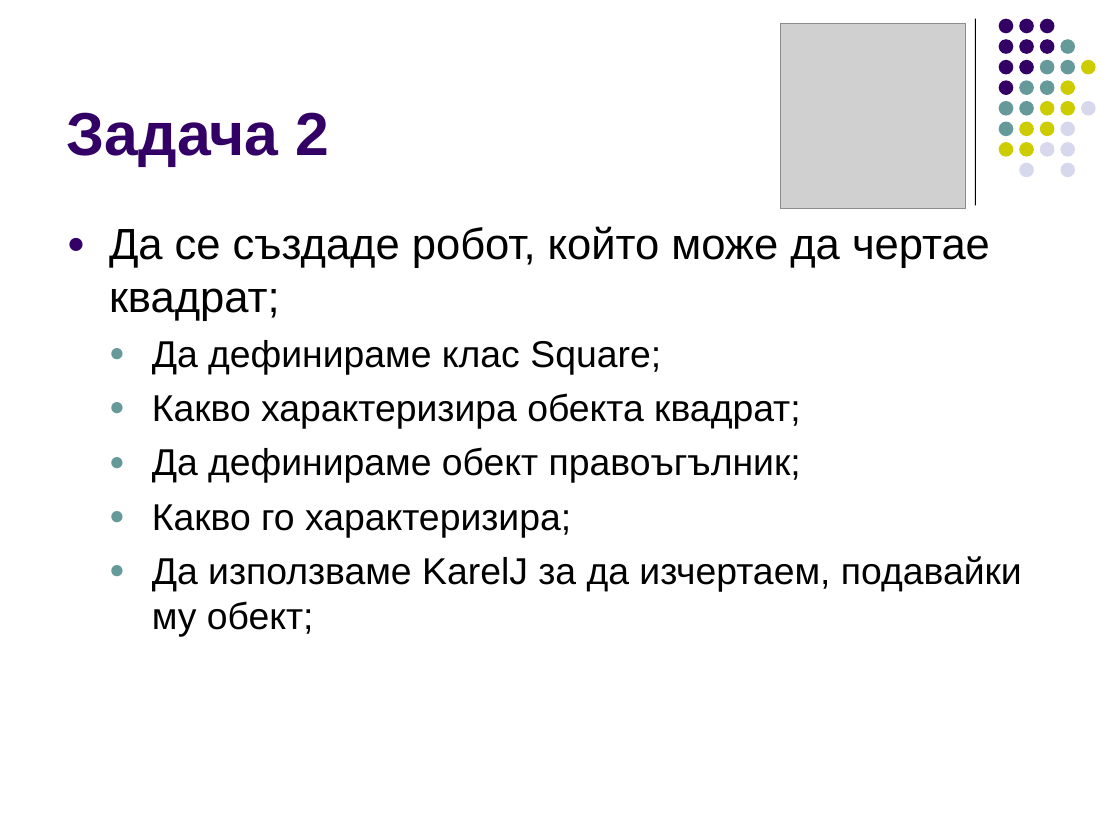
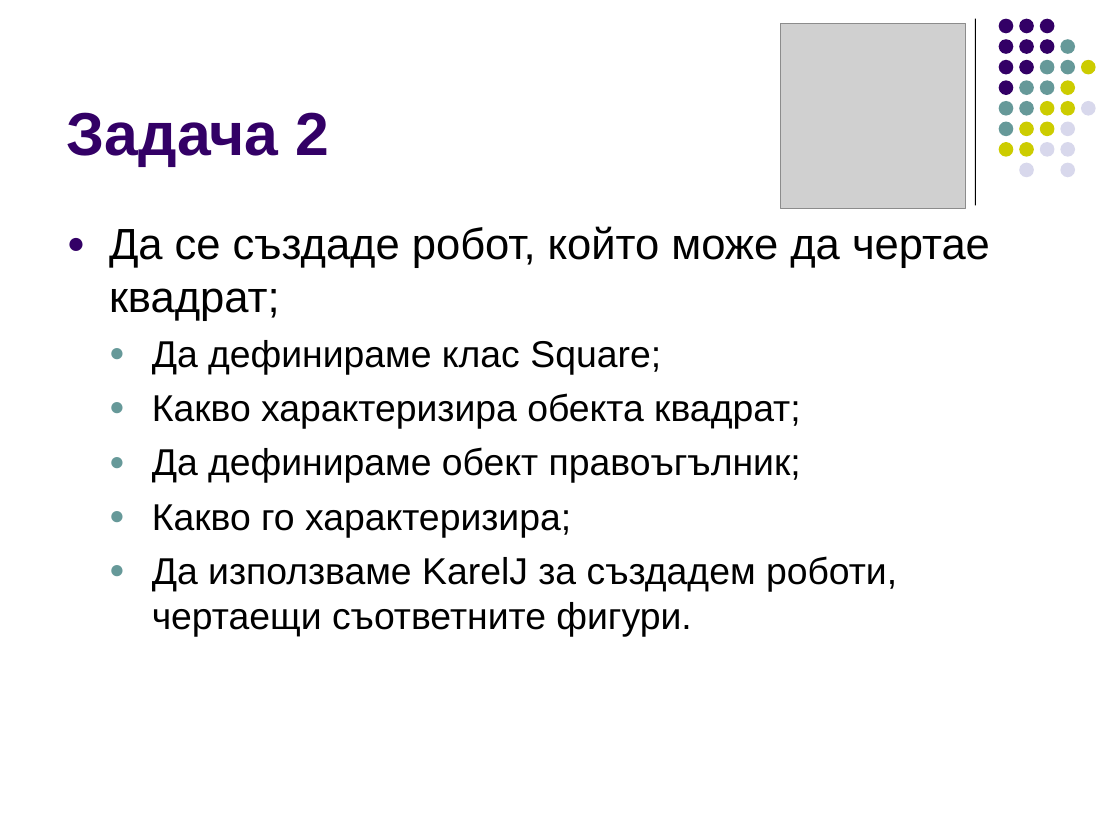
Before and after one commit to ivorusev/startup-factory-java-course, a slide deck: slide 14 of 2-OOP.ppt. Drawn at 1120x840 pixels with LibreOffice and Linux fonts; fonts in the diff are those of the drawing; grey boxes stand for pictures. Boxes give left, top, right and bottom in pixels: in the first picture for what was removed or moved away, otherwise in the second. Text is boxed around its words. In the diff, an @@ line names an element or a change of style, - is before the commit and + after.

```diff
--- a/2-OOP.ppt
+++ b/2-OOP.ppt
@@ text at (152,556,897,636): text changed @@
-  ● Да използваме KarelJ за да изчертаем, подавайки му обект;
+  ● Да използваме KarelJ за създадем роботи, чертаещи съответните фигури.
```
Also in this commit, not shown: 1 other slide changed, 2 other files.
